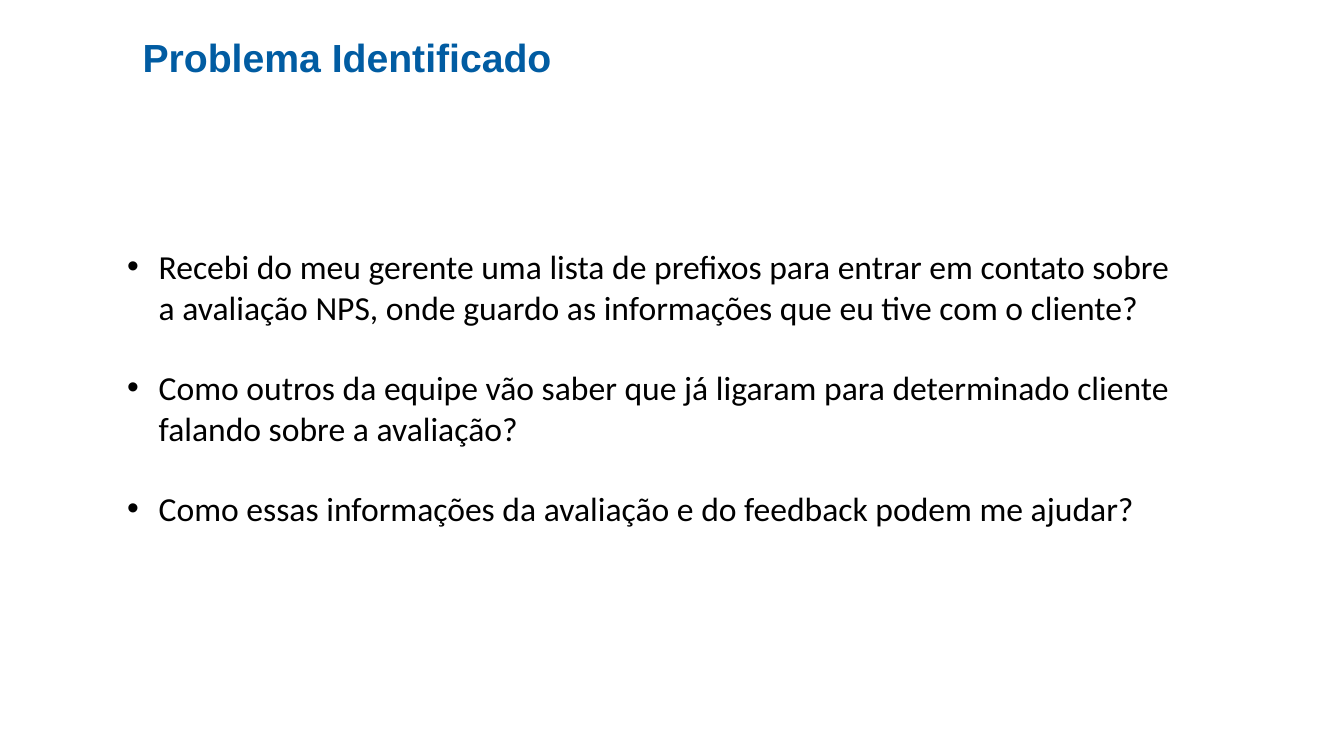
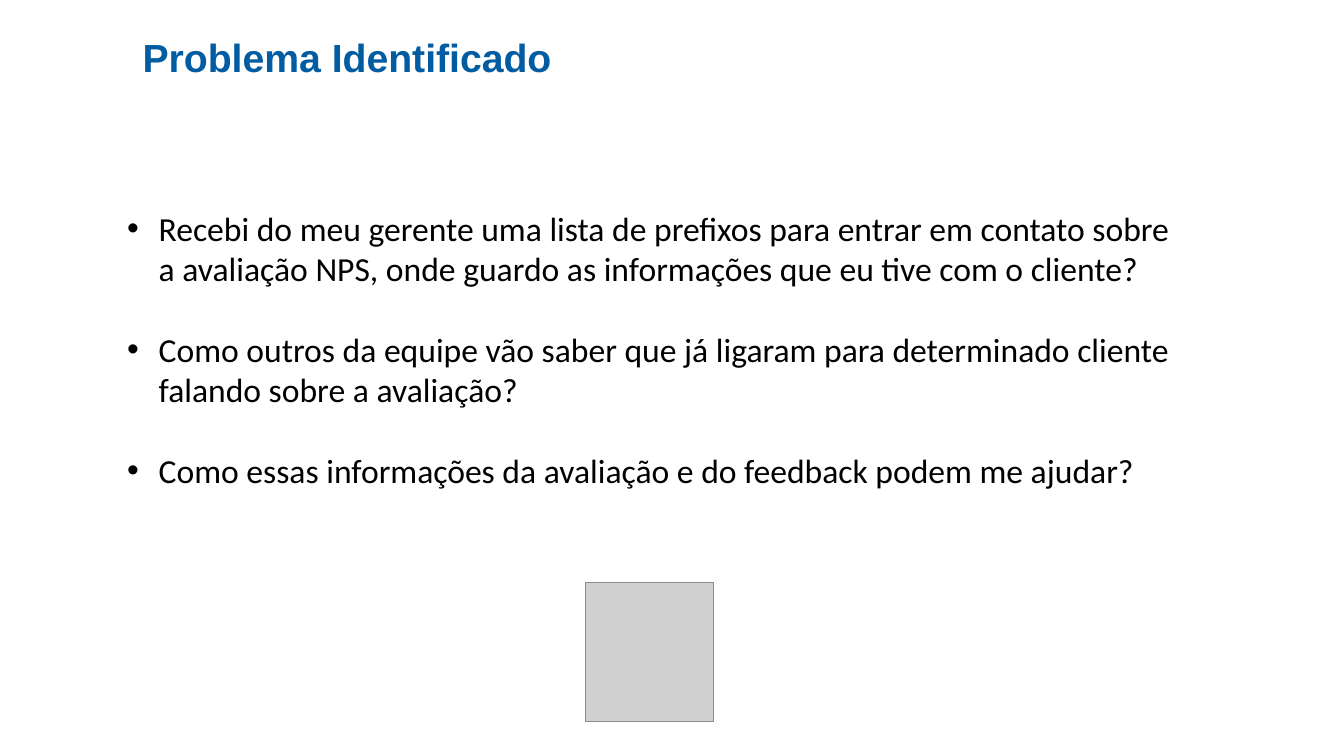
Before and after one commit to cezarnk/projetos, a slide deck: slide 4 of Apresentação Cesup Rede/Projeto 1.pptx. Drawn at 1344x756 pixels with LibreOffice and Linux fonts; fonts in the diff are those of the drawing; grey boxes stand for pictures; background and template pictures are left out. Boxes give left, top, right and bottom in pixels: in the first picture for what was removed or moved away, otherwise in the second. Text is boxed around its words. In the diff, an @@ line names an element or a change of style, - is before the commit and + after.

```diff
--- a/Apresentação Cesup Rede/Projeto 1.pptx
+++ b/Apresentação Cesup Rede/Projeto 1.pptx
@@ text "Recebi do meu gerente uma ...": place and size @@
-text "Recebi do meu gerente uma ..." at bbox=[159, 255, 1168, 527]
+text "Recebi do meu gerente uma ..." at bbox=[159, 217, 1168, 489]
@@ picture added at bbox=[585, 583, 713, 722] @@
```
Also in this commit, not shown: 3 other slides changed, 2 other files.
